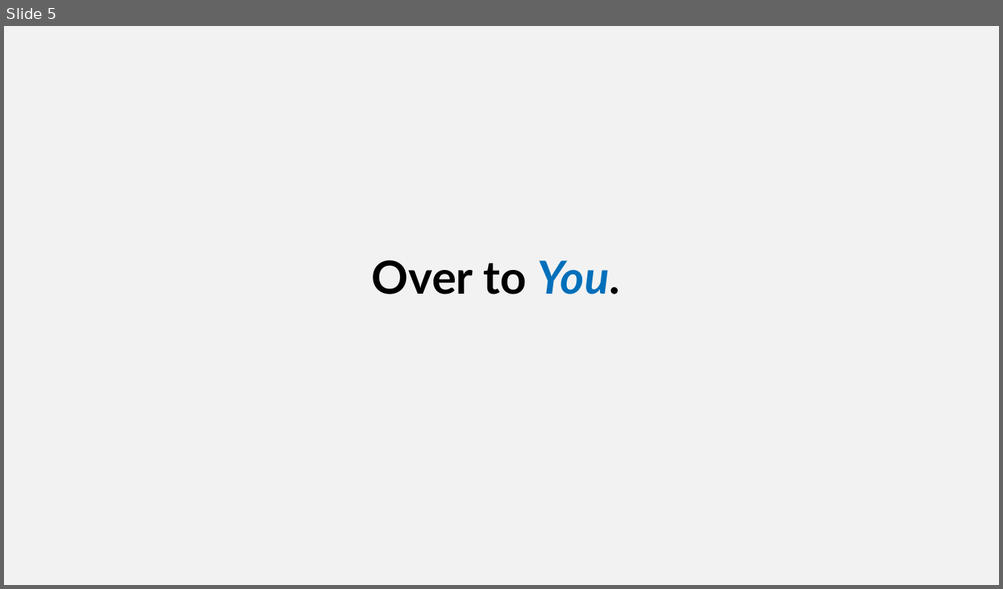
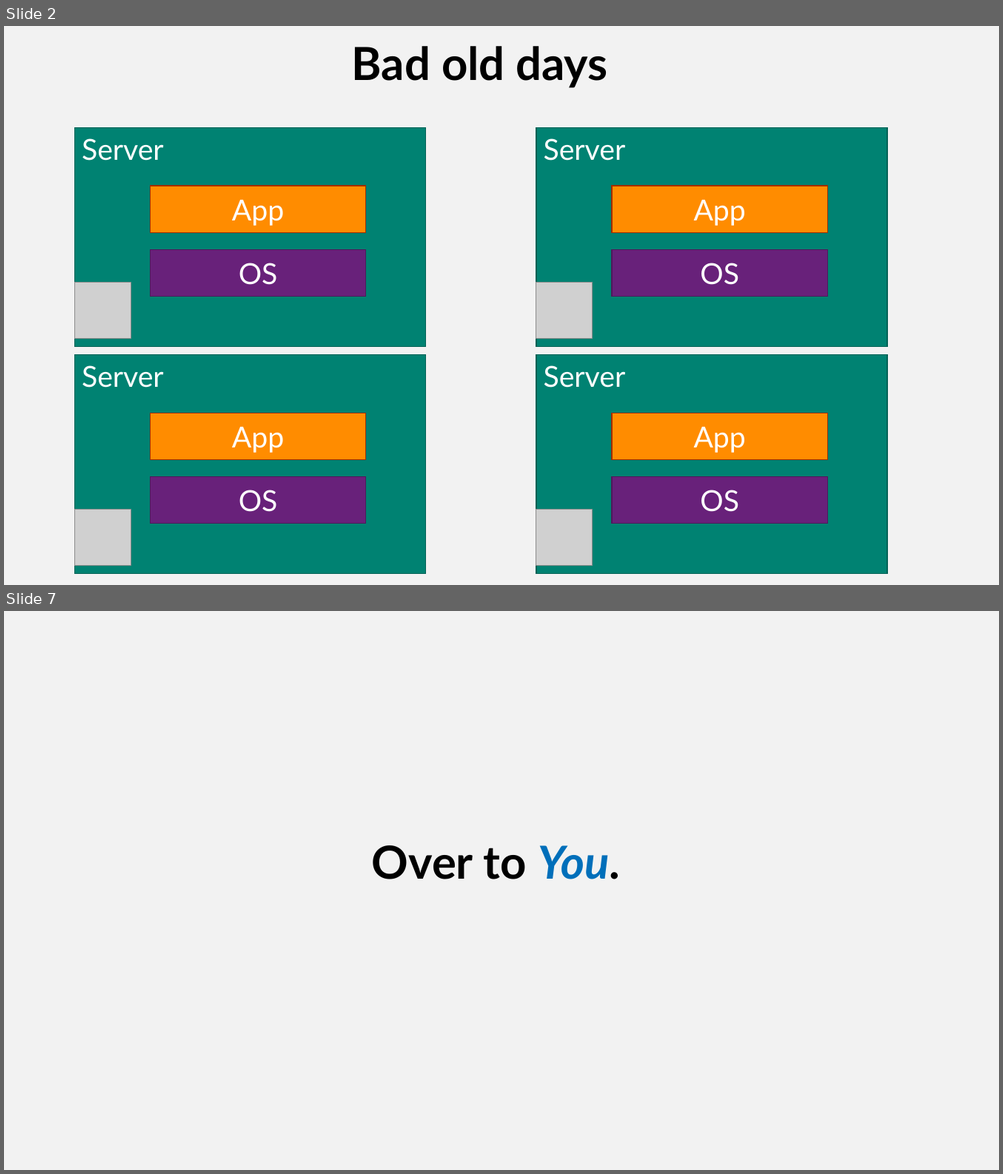
Before and after one commit to SQLShark/MachineLearningFromModelToProduction, a slide deck: Slides/M5 - An Introduction to Docker.pptx. Shown one above the other, each under a label of ours: slide 5 before the commit, slides 2 and 7 after it; the slides between them are not shown. The pictures are 1003x589 and 1003x1174 pixels, drawn with LibreOffice and Linux fonts; fonts in the diff are those of the drawing; grey boxes stand for pictures; background and template pictures are left out. Boxes give left, top, right and bottom in pixels: in the first picture for what was removed or moved away, otherwise in the second. Text is boxed around its words. In the diff, an @@ line names an element or a change of style, - is before the commit and + after.

```diff
--- a/Slides/M5 - An Introduction to Docker.pptx
+++ b/Slides/M5 - An Introduction to Docker.pptx
@@ slide 2 added at [4,26,999,585], background #F2F2F2 @@
@@ text added at [352,46,608,88], 44 pt, text #000000, bold @@
+Bad old days
@@ rectangle added at [75,127,427,347], fill #008272, outline #006256 1 pt, 28 pt, text #FFFFFF @@
+Server
@@ rectangle added at [536,127,888,347], fill #008272, outline #006256 1 pt, 28 pt, text #FFFFFF @@
+Server
@@ rectangle added at [151,186,366,232], fill #FF8C00, outline #A52D00 1 pt, 28 pt, text #FFFFFF @@
+App
@@ rectangle added at [612,186,828,232], fill #FF8C00, outline #A52D00 1 pt, 28 pt, text #FFFFFF @@
+App
@@ rectangle added at [151,249,366,297], fill #68217A, outline #4E195C 1 pt, 28 pt, text #FFFFFF @@
+OS
@@ rectangle added at [612,249,828,297], fill #68217A, outline #4E195C 1 pt, 28 pt, text #FFFFFF @@
+OS
@@ picture added at [75,283,131,338] @@
@@ picture added at [536,283,592,338] @@
@@ rectangle added at [75,355,427,574], fill #008272, outline #006256 1 pt, 28 pt, text #FFFFFF @@
+Server
@@ rectangle added at [536,355,888,574], fill #008272, outline #006256 1 pt, 28 pt, text #FFFFFF @@
+Server
@@ rectangle added at [151,413,366,460], fill #FF8C00, outline #A52D00 1 pt, 28 pt, text #FFFFFF @@
+App
@@ rectangle added at [612,413,828,460], fill #FF8C00, outline #A52D00 1 pt, 28 pt, text #FFFFFF @@
+App
@@ rectangle added at [151,477,366,525], fill #68217A, outline #4E195C 1 pt, 28 pt, text #FFFFFF @@
+OS
@@ rectangle added at [612,477,828,525], fill #68217A, outline #4E195C 1 pt, 28 pt, text #FFFFFF @@
+OS
@@ picture added at [75,509,131,565] @@
@@ picture added at [536,509,592,565] @@
@@ what was slide 5 is now slide 7 @@
```
Also in this commit, not shown: 1 slide changed, 10 other slides added, 6 slides removed, 15 other files.
